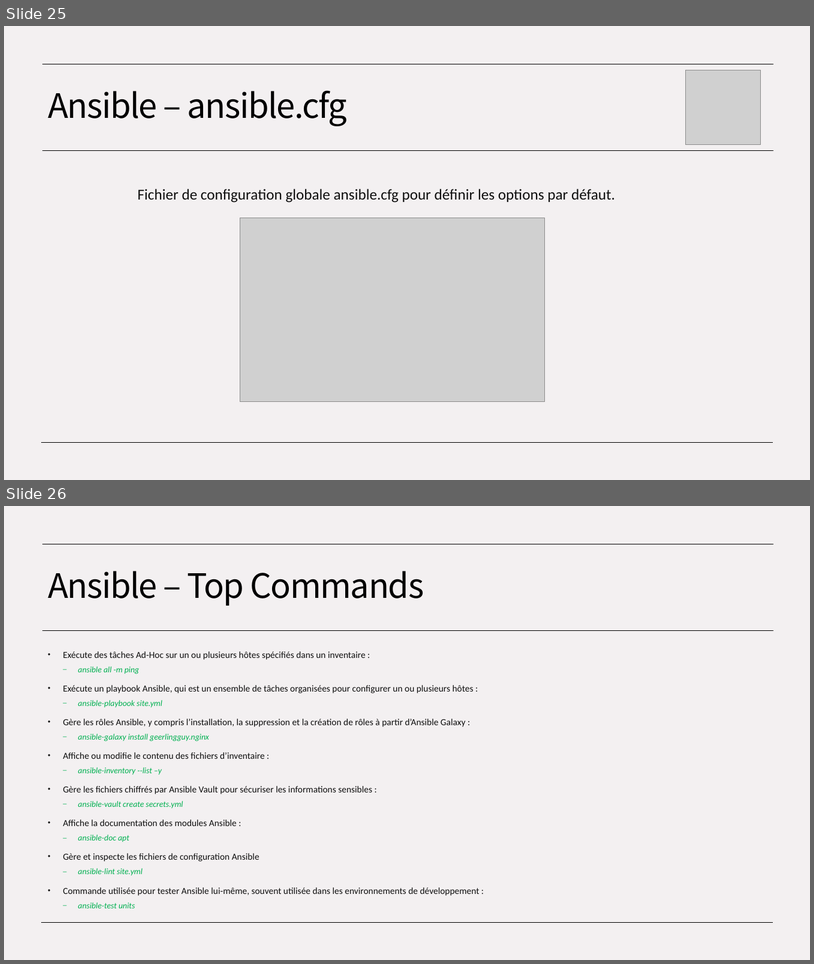
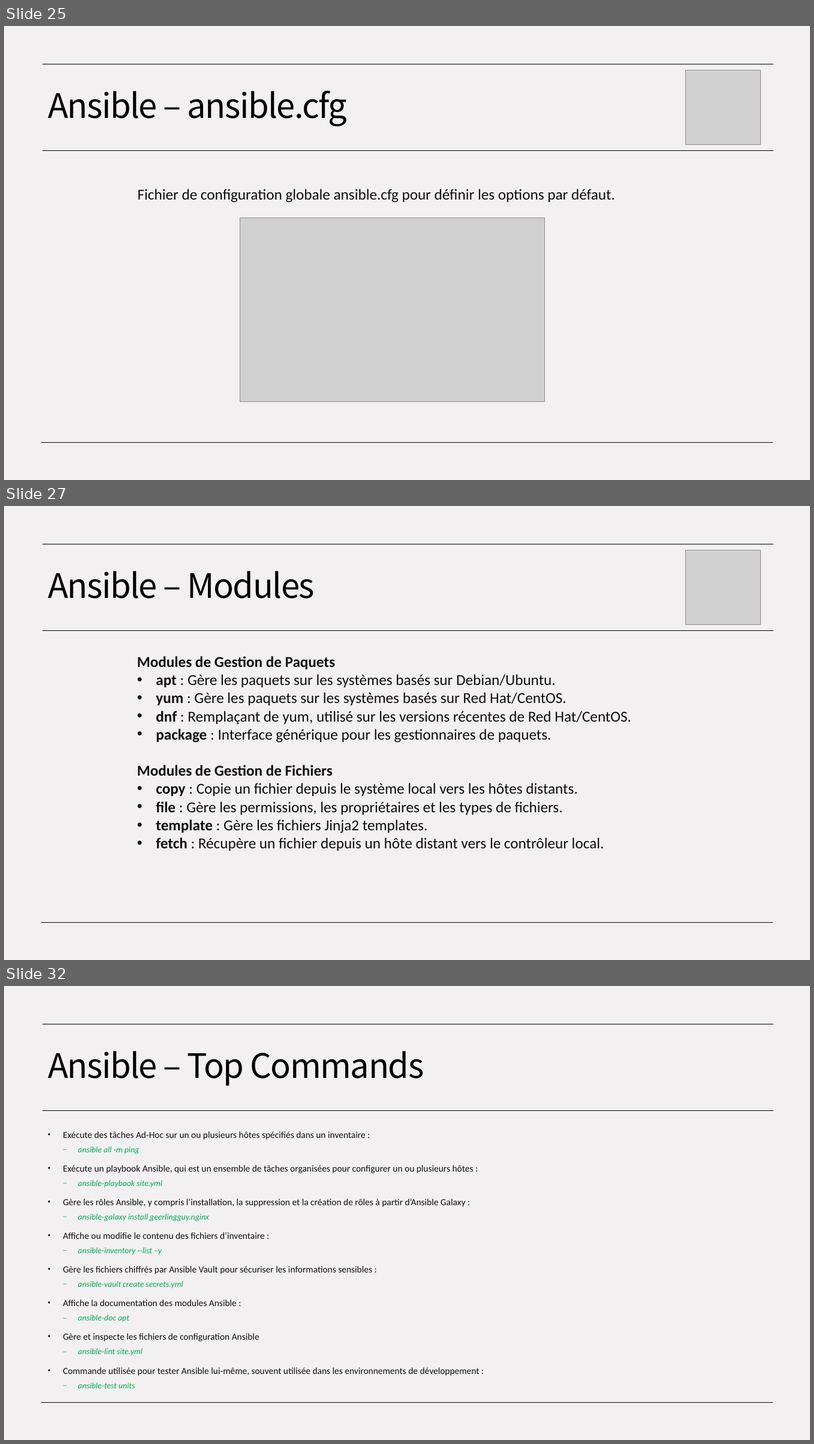
Before and after one commit to ConstevoTechnologies/EPSI---IaC, a slide deck: EPSI - Module IaC.pptx. Shown one above the other, each under a label of ours: slides 25 and 26 before the commit, slides 25, 27 and 32 after it; the slides between them are not shown. The pictures are 814x964 and 814x1444 pixels, drawn with LibreOffice and Linux fonts; fonts in the diff are those of the drawing; grey boxes stand for pictures. Boxes give left, top, right and bottom in pixels: in the first picture for what was removed or moved away, otherwise in the second. Text is boxed around its words. In the diff, an @@ line names an element or a change of style, - is before the commit and + after.

```diff
--- a/EPSI - Module IaC.pptx
+++ b/EPSI - Module IaC.pptx
@@ slide 27 added at <box>4,506,810,960</box>, background #F3F0F1; not listed: 3 template elements that a slide beside it also shows @@
@@ picture added at <box>686,550,761,625</box> @@
@@ title added at <box>48,571,315,598</box>, 40 pt, text #000000 @@
+Ansible – Modules
@@ text added at <box>137,656,632,850</box>, 18 pt, text #0E0E0E @@
+Modules de Gestion de Paquets
+• apt : Gère les paquets sur les systèmes basés sur Debian/Ubuntu.
+• yum : Gère les paquets sur les systèmes basés sur Red Hat/CentOS.
+• dnf : Remplaçant de yum, utilisé sur les versions récentes de Red Hat/CentOS.
+• package : Interface générique pour les gestionnaires de paquets.
+Modules de Gestion de Fichiers
+• copy : Copie un fichier depuis le système local vers les hôtes distants.
+• file : Gère les permissions, les propriétaires et les types de fichiers.
+• template : Gère les fichiers Jinja2 templates.
+• fetch : Récupère un fichier depuis un hôte distant vers le contrôleur local.
@@ what was slide 26 is now slide 32 @@
```
Also in this commit, not shown: 1 slide changed, 5 other slides added.
